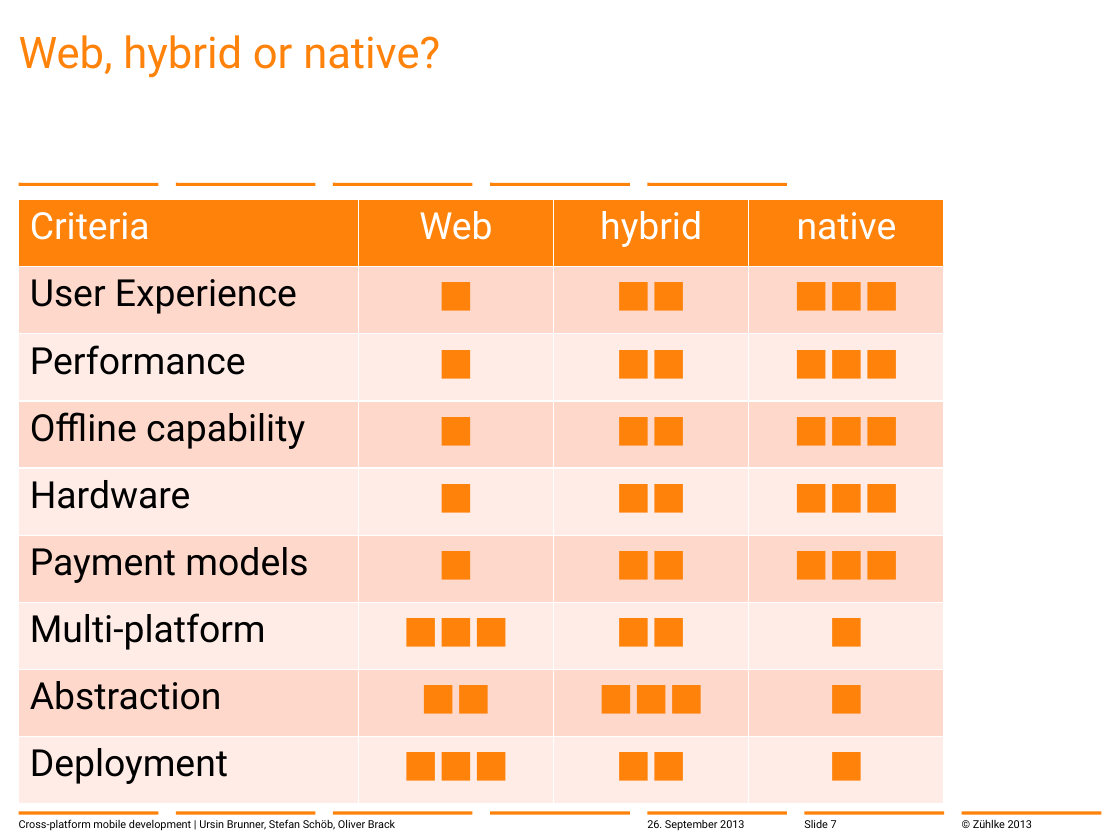
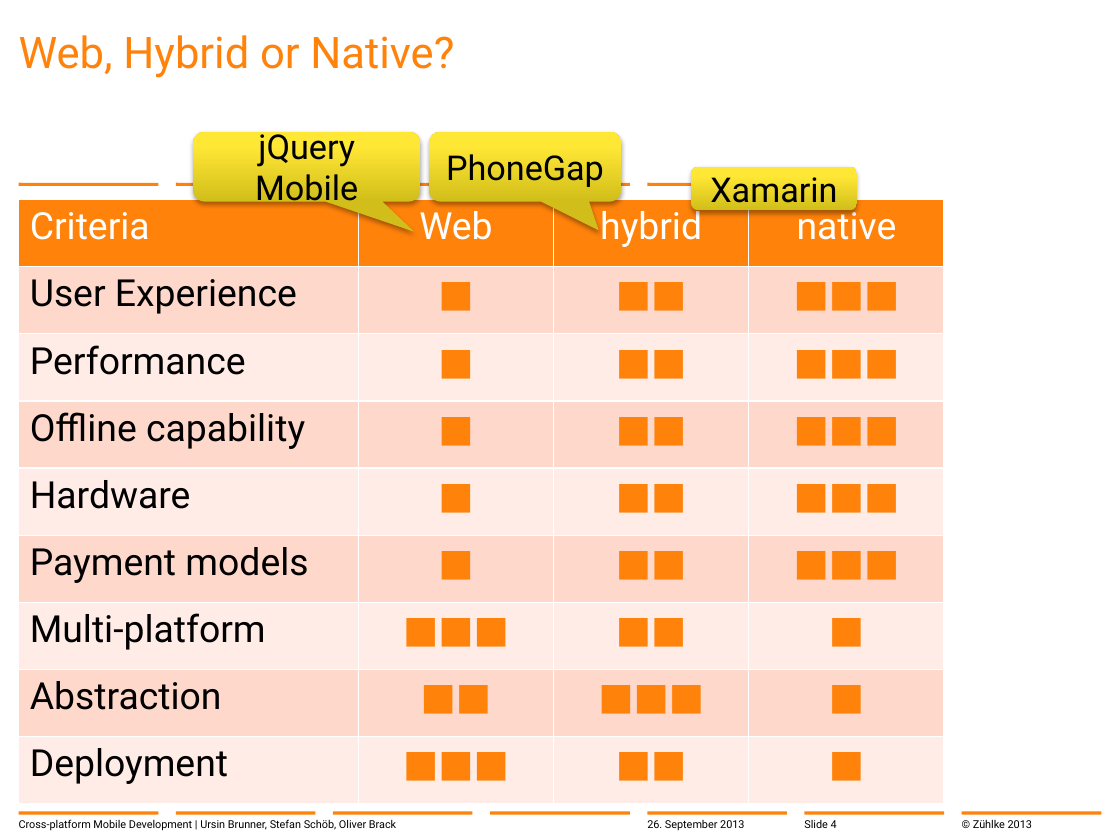
Before and after one commit to brunnurs/zxm, a slide deck: slide 4 of docs/13-09-26 Cross-platform mobile development with C#.pptx (slide 7 before the commit). Drawn at 1120x840 pixels with LibreOffice and Linux fonts; fonts in the diff are those of the drawing; background and template pictures are left out. Boxes give left, top, right and bottom in pixels: in the first picture for what was removed or moved away, otherwise in the second. Text is boxed around its words. In the diff, an @@ line names an element or a change of style, - is before the commit and + after.

```diff
--- a/docs/13-09-26 Cross-platform mobile development with C#.pptx
+++ b/docs/13-09-26 Cross-platform mobile development with C#.pptx
@@ title at [19,35,454,78]: text changed @@
-Web, hybrid or native?
+Web, Hybrid or Native?
@@ rounded speech box added at [194,132,421,202], fill gradient #D3BD1A to #FFE835 to #FFE837, 22 pt, text #000000 @@
+jQuery Mobile
@@ rounded speech box added at [429,132,622,202], fill gradient #D3BD1A to #FFE835 to #FFE837, 22 pt, text #000000 @@
+PhoneGap
@@ rounded rectangle added at [691,167,857,211], fill gradient #D3BD1A to #FFE835 to #FFE837, 22 pt, text #000000 @@
+Xamarin
@@ text at [19,819,396,831]: text changed @@
-Cross-platform mobile development | Ursin Brunner, Stefan Schöb, Oliver Brack
+Cross-platform Mobile Development | Ursin Brunner, Stefan Schöb, Oliver Brack
@@ page number at [804,820,837,828]: text changed @@
-Slide 7
+Slide 4
```
Also in this commit, not shown: 24 other slides changed, 1 slide added.
